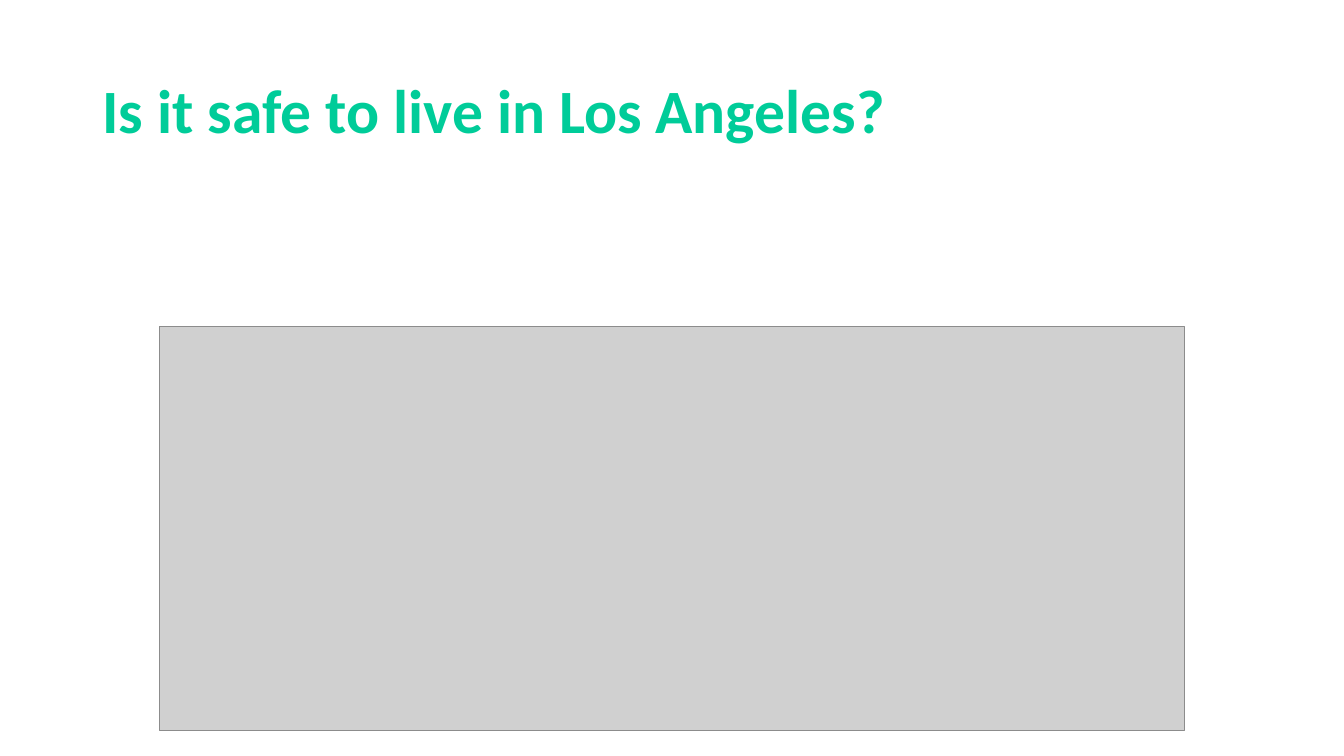
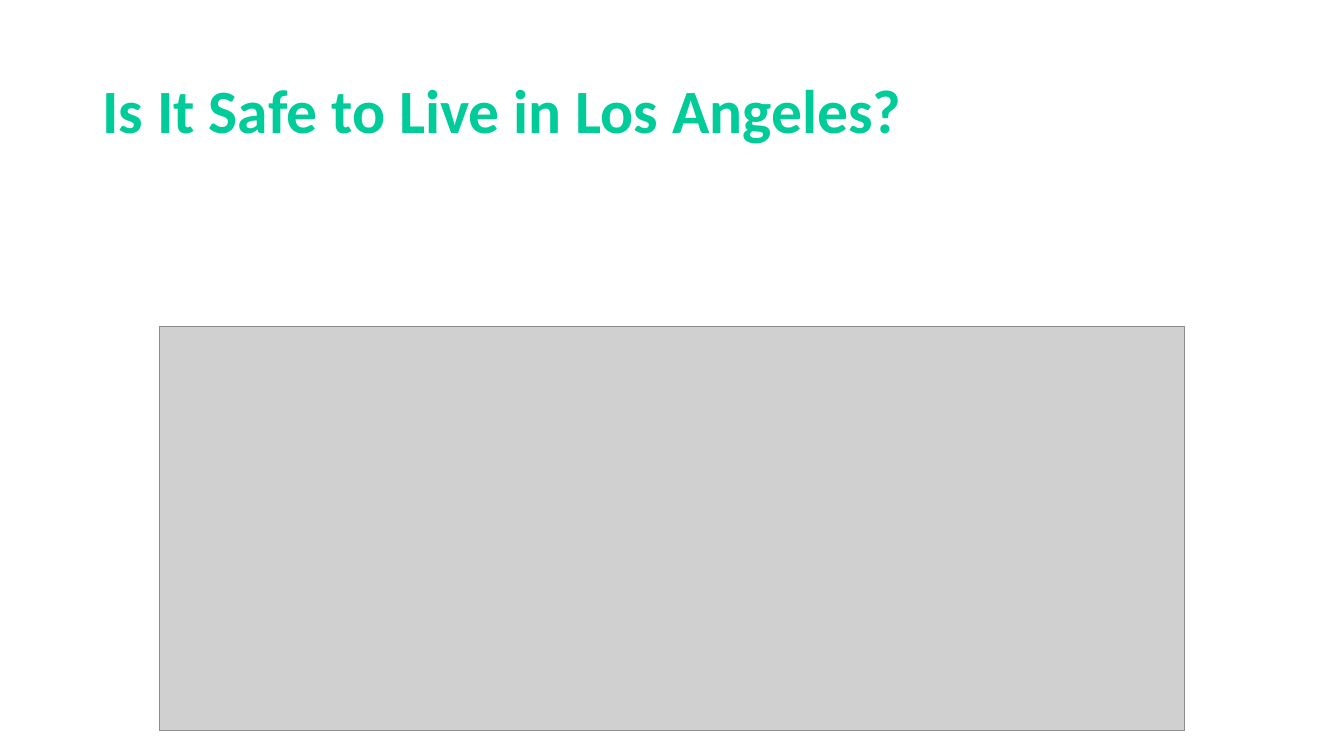
Before and after one commit to frederikdebruyker/Los-Angeles-Crime-Statistics, a slide deck: slide 10 of Presentation Project1 - Los Angeles Crime Statistics.pptx. Drawn at 1344x756 pixels with LibreOffice and Linux fonts; fonts in the diff are those of the drawing; grey boxes stand for pictures. Boxes give left, top, right and bottom in pixels: in the first picture for what was removed or moved away, otherwise in the second. Text is boxed around its words. In the diff, an @@ line names an element or a change of style, - is before the commit and + after.

```diff
--- a/Presentation Project1 - Los Angeles Crime Statistics.pptx
+++ b/Presentation Project1 - Los Angeles Crime Statistics.pptx
@@ title at (x1=102, y1=89, x2=901, y2=144): text changed @@
-Is it safe to live in Los Angeles?
+Is It Safe to Live in Los Angeles?
```
Also in this commit, not shown: 3 other slides changed.
